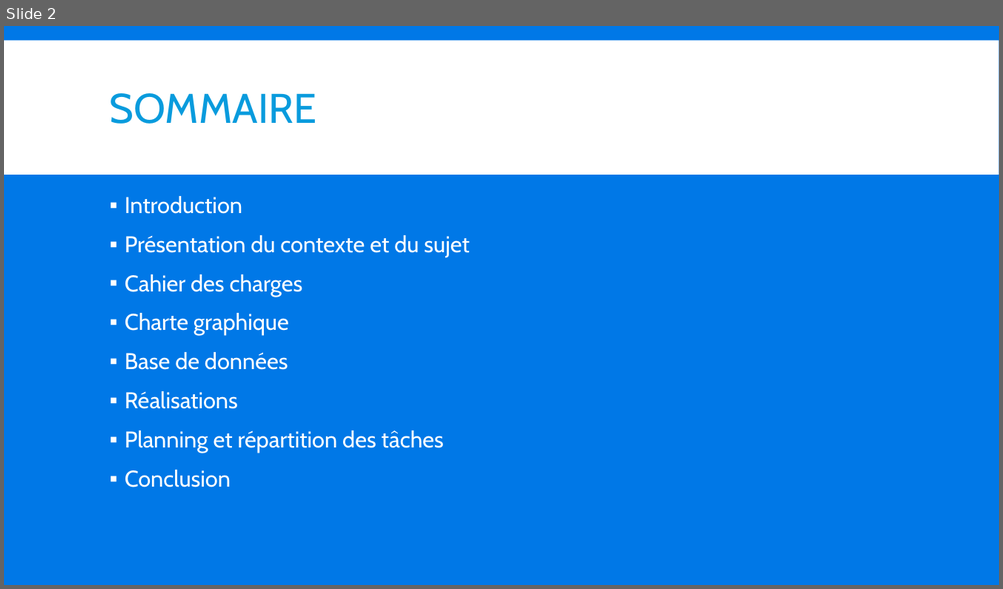
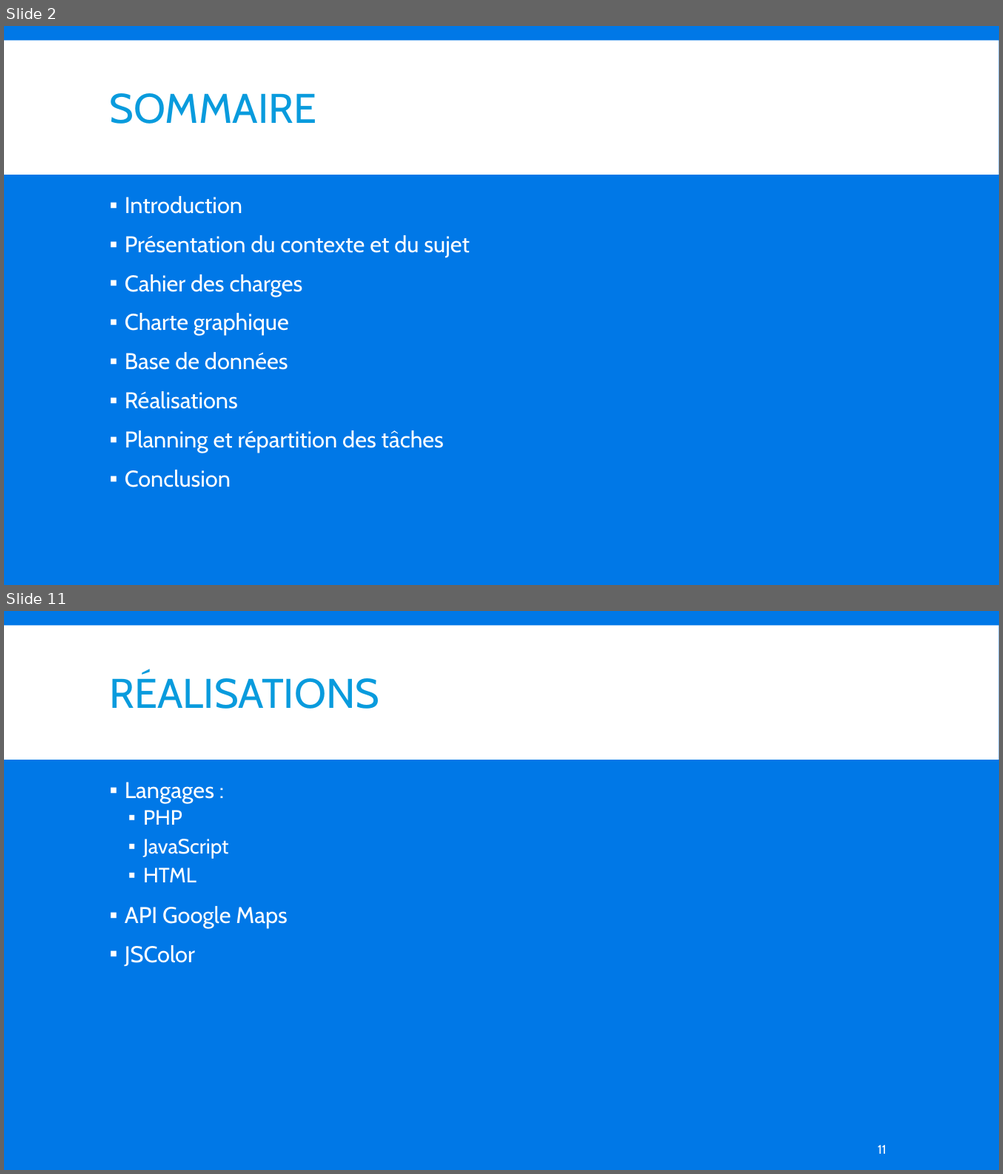
Before and after one commit to RetroAsh/CoEtu, a slide deck: rapports/Freetu.pptx. Shown one above the other, each under a label of ours: slide 2 before the commit, slides 2 and 11 after it; the slides between them are not shown. The pictures are 1003x589 and 1003x1174 pixels, drawn with LibreOffice and Linux fonts; fonts in the diff are those of the drawing. Boxes give left, top, right and bottom in pixels: in the first picture for what was removed or moved away, otherwise in the second. Text is boxed around its words. In the diff, an @@ line names an element or a change of style, - is before the commit and + after.

```diff
--- a/rapports/Freetu.pptx
+++ b/rapports/Freetu.pptx
@@ slide 11 added at <box>4,611,999,1170</box>, background #0078E7; not listed: 1 template element that a slide beside it also shows @@
@@ title added at <box>110,673,380,709</box>, 40 pt, text #099BDD @@
+RÉALISATIONS
@@ text added at <box>125,782,287,967</box>, 22 pt, text #FFFFFF @@
+▪ Langages :
+  ▪ PHP
+  ▪ JavaScript
+  ▪ HTML
+▪ API Google Maps
+▪ JSColor
@@ page number added at <box>877,1145,886,1154</box>, 12 pt, text #FFFFFF @@
+11
```
Also in this commit, not shown: 7 slides changed, 4 other slides added, 2 slides removed, 3 other files.
